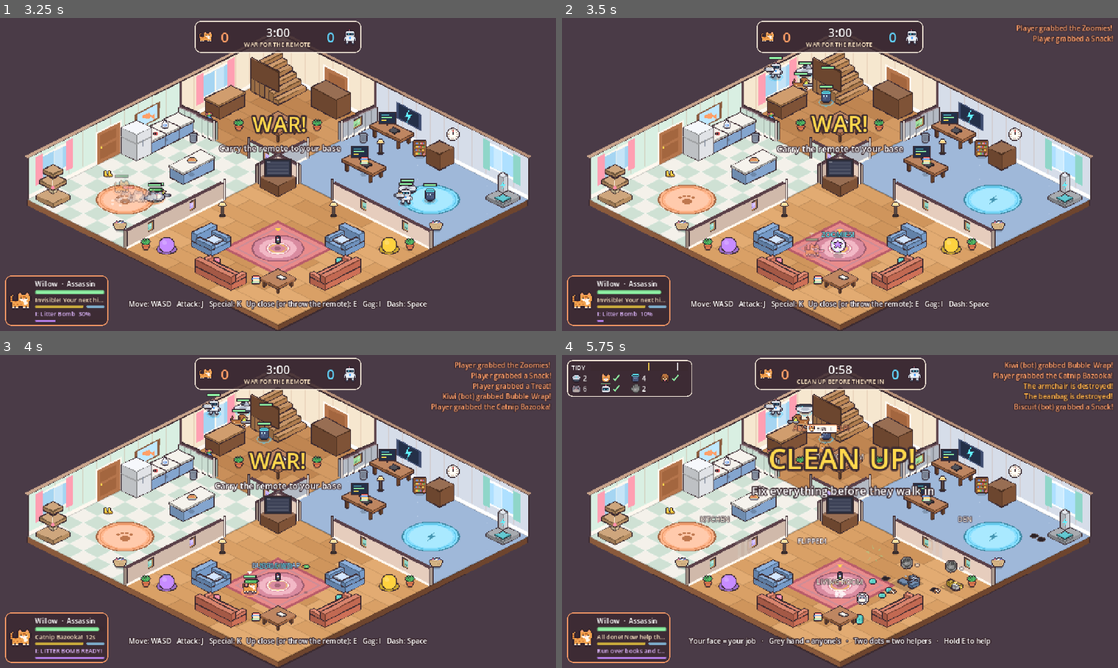
Above: before the commit, frames 1-4 (two rows, left to right).
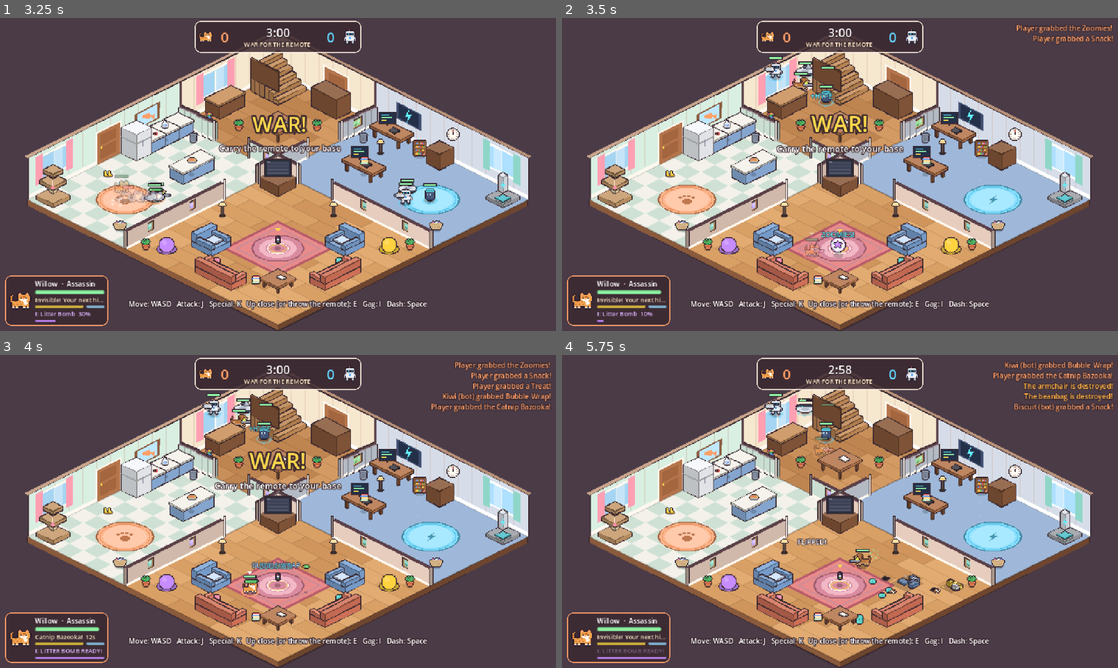
Above: after the commit, the same moments.

Repository: YourLifewithAI/WillowVSTheWorld
Game: Godot game, scene res://tests/pickups_test.tscn
Same seed, same stepped clock (60 frames per second), same inputs: the game is played once before the commit and once after it. This scene is started directly instead of the project's main scene.
Inputs (mouse positions are in pixels of both pictures, inside the frame that each line leads up to):
- Up to frame 1 (3.25 s): tap Enter at 0.5, 2 s; move the mouse to (400, 158) at 0.52 s; hold D (move_right) 0.53-1.25 s; hold J (attack) 0.53-1.25 s; click (400, 158) at 0.67 s; tap Space (dash) at 1.25 s; drag from (166, 190) to (250, 237) at 1.27 s; move the mouse to (333, 105) at 2.02 s; hold D (move_right) 2.03-2.75 s; tap I (gag) at 2.1 s; drag from (250, 237) to (111, 127) at 2.77 s
- Up to frame 2 (3.5 s): no input
- Up to frame 3 (4 s): move the mouse to (444, 558) at 3.52 s; hold A (move_left) from 3.53 s (still down); tap K (special) at 3.6 s
- Up to frame 4 (5.75 s): release A (move_left) at 4.25 s; drag from (673, 464) to (756, 433) at 4.27 s; move the mouse to (867, 511) at 5.02 s; hold S (move_down) from 5.03 s (still down); hold J (attack) from 5.03 s (still down); click (867, 511) at 5.17 s

Frame 1 is identical in both runs. In frame 2, less than 0.1% of the frame differs, in the area x 44-49%, y 23-27%; in frame 3, less than 0.1%; in frame 4, 5.7%, in the area x 0-87%, y 0-96%.

Commit message:
Pickup review fixes: buffs don't cancel, no weapon swapping mid-flight
From a review of the pickups commit (no high-severity findings; host and
client agreed on every pickup):

- A teammate's Hype Track or Dance Party no longer cancels someone's
  Zoomies: a weaker or shorter buff never cuts a stronger one short, and
  Dance Party just heals. The whistle now ends speed buffs too, as the
  docs say.
- Pickups never turn up in (or hard against) a wall panel, where a mended
  wall could shut one in; bots only go for pickups they can see.
- Nobody picks up a second weapon while the first, or its last shots, is
  still going (their hits were scored with the new weapon's stats), and a
  picked-up weapon's last shots count for 1.5 s after it runs out (lobs
  are still in the air).
- Bots only go for tools for their own chore; the card only says TURBO!
  when the turbo is for your chore; bots never break a wall to reach a
  pickup, and stop a breach when a picked-up wrecking ball runs out.
- pickups_test: 26 checks.

Co-Authored-By: Claude Opus 5.5 <noreply@anthropic.com>
Claude-Session: https://claude.ai/code/session_01GpnygafYhKCV3iTwLEyBty

Diff:
--- a/game/scenes/match/bot_brain.gd
+++ b/game/scenes/match/bot_brain.gd
@@ -81,10 +81,12 @@
 
 	# Something good on the floor nearby? Grab it on the way (unless someone's on us).
 	var grab := _pickup_nearby(90.0)
+	var aim := goal
 	if grab and not me.carrying and (foe == null or Iso.fdist(foe.position, me.position) > 50.0):
-		goal = grab.position
-	inp["move"] = _steer(goal, delta)
-	if _breaching(inp, goal, foe, delta):
+		aim = grab.position
+	inp["move"] = _steer(aim, delta)
+	# (Only ever break through a wall on the way to the real goal, never for a pickup.)
+	if _breaching(inp, goal if aim == goal else me.position, foe, delta):
 		return
 
 	if foe == null or _hesitate > 0.0:
@@ -212,6 +214,9 @@
 	var near := Iso.closest_on_segment(me.position, l[0], l[1])
 	var to_wall := Iso.to_floor(near - me.position)
 	var tool := _breach_input()
+	if tool == "":
+		_breach = null  # (a picked-up wrecking ball ran out)
+		return false
 	var reach := 20.0 if tool == "attack" or int(me.data["special"]["kind"]) == Roster.Special.SLAM else 60.0
 	if to_wall.length() > reach:
 		inp["move"] = _steer(near, delta)
@@ -535,7 +540,10 @@
 	var best_d := radius
 	for pu: Pickup in arena.pickups.values():
 		var d := Iso.fdist(pu.position, me.position)
-		if d < best_d and pu.takeable_by(me, arena) and arena._wants(me, pu):
+		if pu.kind == Pickups.Kind.TOOL and int(pu.arg) != arena.my_chore(me):
+			continue  # (a tool for someone else's chore wouldn't help this bot)
+		if d < best_d and pu.takeable_by(me, arena) and arena._wants(me, pu) \
+				and arena.level.wall_between(me.position, pu.position).is_empty():
 			best = pu
 			best_d = d
 	return best
--- a/game/scenes/match/hud.gd
+++ b/game/scenes/match/hud.gd
@@ -372,7 +372,7 @@
 		if mine == Chores.Chore.NONE:
 			label.text = "Help out! Hold %s by anything" % keys["interact"]
 		elif left > 0:
-			label.text = "%s%s  %d left" % ["TURBO! " if me.turbo_t > 0.0 else "", Chores.VERB.get(mine, ""), left]
+			label.text = "%s%s  %d left" % ["TURBO! " if me.turbo_t > 0.0 and me.turbo_chore == mine else "", Chores.VERB.get(mine, ""), left]
 		else:
 			label.text = "All done! Now help the others"
 	elif me.is_ko:
--- a/game/scenes/match/match.gd
+++ b/game/scenes/match/match.gd
@@ -106,6 +106,8 @@
 var work_clock := 0.0
 ## Host: which bot is heading for which job (see BotBrain._cleanup).
 var claims: Dictionary = {}
+## How long after a picked-up weapon runs out its last shots still count.
+const BORROW_GRACE := 1.5
 ## Things that popped up on the floor (see Pickups): id -> Pickup.
 var pickups: Dictionary = {}
 ## Off for the scripted tests (--pickups=0), so nothing random turns up.
@@ -1592,7 +1594,7 @@
 					continue
 				if t.team == p.team:
 					t.hp = mini(t.max_hp, t.hp + int(g["heal"]))
-					_cl_buff.rpc(t.pid, 1.0, 0.1, t.hp, "+HYPE")
+					_cl_heal.rpc(t.pid, t.hp)
 				elif t.captured_by == 0:
 					_cl_dance.rpc(t.pid, float(g["duration"]))
 
@@ -2117,9 +2119,13 @@
 	_next_pickup_id += 1
 
 
-## Someone doesn't pick up their own weapon (nothing would change).
+## Nobody picks up their own weapon (nothing would change), or a second one
+## while the first (or its last shots) is still going: its hits must still count
+## as the weapon that fired them.
 func _wants(p: Player, pu: Pickup) -> bool:
-	return not (pu.kind == Pickups.Kind.WEAPON and p.data["weapon"]["name"] == Roster.get_char(pu.arg)["weapon"]["name"])
+	if pu.kind != Pickups.Kind.WEAPON:
+		return true
+	return p.data["weapon"]["name"] != Roster.get_char(pu.arg)["weapon"]["name"] and not _borrow_ok(p)
 
 
 ## A job of the chore with the most left to do (weighted by what's left), or null.
@@ -2155,6 +2161,12 @@
 			continue
 		if level.home.contains(at) or level.bases[0].contains(at) or level.bases[1].contains(at):
 			continue
+		# Not in a hole in a wall (it could be mended round it), nor hard up against one.
+		var by_wall := false
+		for panel in level.wall_panels:
+			by_wall = by_wall or panel.distance_to(at) < Pickups.RADIUS + 2.0
+		if by_wall:
+			continue
 		var crowded := false
 		for p: Player in players.values():
 			crowded = crowded or Iso.fdist(p.position, at) < (40.0 if near == Vector2.INF else 20.0)
@@ -2178,10 +2190,10 @@
 	_cl_pickup_taken.rpc(pu.pickup_id, p.pid)
 
 
-## Is `p` still holding a weapon they picked up? (A little slack for the last
-## shots, which reach the host a moment after the timer runs out.)
+## Is `p` still holding a weapon they picked up? (Slack for the last shots,
+## which are still flying, or reach the host a moment after the timer runs out.)
 func _borrow_ok(p: Player) -> bool:
-	return p.borrowed != "" and p.borrow_t > -0.5
+	return p.borrowed != "" and p.borrow_t > -BORROW_GRACE
 
 
 func _clear_pickups() -> void:
--- a/game/scenes/match/player.gd
+++ b/game/scenes/match/player.gd
@@ -955,7 +955,8 @@
 func apply_buff(mult: float, duration: float, heal_to: int, label: String = "+HYPE") -> void:
 	hp = heal_to
 	Fx.text(arena.level.entities, position + Vector2(0, -sprite_height() - z - 4), label, Color("62f2ff"))
-	if is_multiplayer_authority():
+	# A weaker (or shorter) buff never cuts a stronger one short.
+	if is_multiplayer_authority() and (_buff_t <= 0.0 or mult > buff_mult or (mult == buff_mult and duration > _buff_t)):
 		buff_mult = mult
 		_buff_t = duration
 
@@ -976,6 +977,8 @@
 	shield_t = 0.0
 	turbo_t = 0.0
 	if is_multiplayer_authority():
+		buff_mult = 1.0
+		_buff_t = 0.0
 		knock_vel = Vector2.ZERO
 		stun = 0.0
 		vanish_t = 0.0
@@ -1003,7 +1006,7 @@
 	_swing = move_toward(_swing, 0.0, delta * 4.0)
 	gag_t = maxf(0.0, gag_t - delta)
 	dance_t = maxf(0.0, dance_t - delta)
-	borrow_t = maxf(-1.0, borrow_t - delta)
+	borrow_t = maxf(-3.0, borrow_t - delta)
 	turbo_t = maxf(0.0, turbo_t - delta)
 	shield_t = maxf(0.0, shield_t - delta)
 	if shield_t <= 0.0:
--- a/game/tests/pickups_test.gd
+++ b/game/tests/pickups_test.gd
@@ -67,6 +67,8 @@
 	# ------------------------------------------------------------ the war
 	var took := await _give(willow, Pickups.Kind.ZOOMIES, "")
 	check(took and willow.buff_mult == Pickups.ZOOMIES_SPEED, "the Zoomies make you faster")
+	arena._cl_buff(willow.pid, 1.35, 3.0, willow.hp, "+HYPE")
+	check(willow.buff_mult == Pickups.ZOOMIES_SPEED, "...and a teammate's weaker Hype Track doesn't cut them short")
 	willow.hp = 10
 	await _give(willow, Pickups.Kind.SNACK, "")
 	check(willow.hp == 10 + Pickups.SNACK_HEAL, "a Snack heals (10 -> %d)" % willow.hp)
@@ -96,6 +98,10 @@
 	check(shells.size() == 1 and shells[0].lob and shells[0].ability == 4, "...and fires it: a lobbed rocket, like Biscuit's")
 	await frames(90)
 	_park(willow)
+	took = await _give(willow, Pickups.Kind.WEAPON, "pepper")
+	check(not took, "...and she can't swap it for another while it (or its last shots) is still going")
+	for q: Pickup in arena.pickups.values():
+		arena._cl_pickup_remove(q.pickup_id)
 	var target: Player = cast["zoomba"]
 	_place(target, 10.0, 12.0)
 	target.invuln = 0.0
@@ -107,12 +113,25 @@
 	target.invuln = 0.0
 	hp = target.hp
 	arena._srv_hit(willow.pid, target.pid, 4, Vector2.RIGHT, false)
-	check(target.hp == hp and willow.weapon_ability() == 0, "...but not once it's run out (she's back to her laser)")
+	check(target.hp < hp and willow.weapon_ability() == 0, "...a last rocket still landing just after it runs out counts")
+	willow.borrow_t = -Match.BORROW_GRACE - 0.1
+	target.invuln = 0.0
+	hp = target.hp
+	arena._srv_hit(willow.pid, target.pid, 4, Vector2.RIGHT, false)
+	check(target.hp == hp and willow.weapon_ability() == 0, "...but not long after (she's back to her laser)")
 	_park(target)
 	took = await _give(biscuit, Pickups.Kind.WEAPON, "biscuit")
 	check(not took and arena.pickups.size() == 1, "nobody picks up their own weapon")
 	arena._cl_pickup_remove(arena.pickups.keys()[0])
 
+	# Never in (or hard up against) a wall, where a mended wall could shut one in.
+	var closest := INF
+	for k in 200:
+		var spot := arena._pickup_spot(Vector2.INF, 0.0)
+		if spot != Vector2.INF:
+			for panel in arena.level.wall_panels:
+				closest = minf(closest, panel.distance_to(spot))
+	check(closest >= Pickups.RADIUS, "pickups never turn up against a wall (closest %.1f px)" % closest)
 	# They turn up on their own, away from the bases and the rug, and pop.
 	arena.pickups_on = true
 	arena._pickup_t = 0.0
